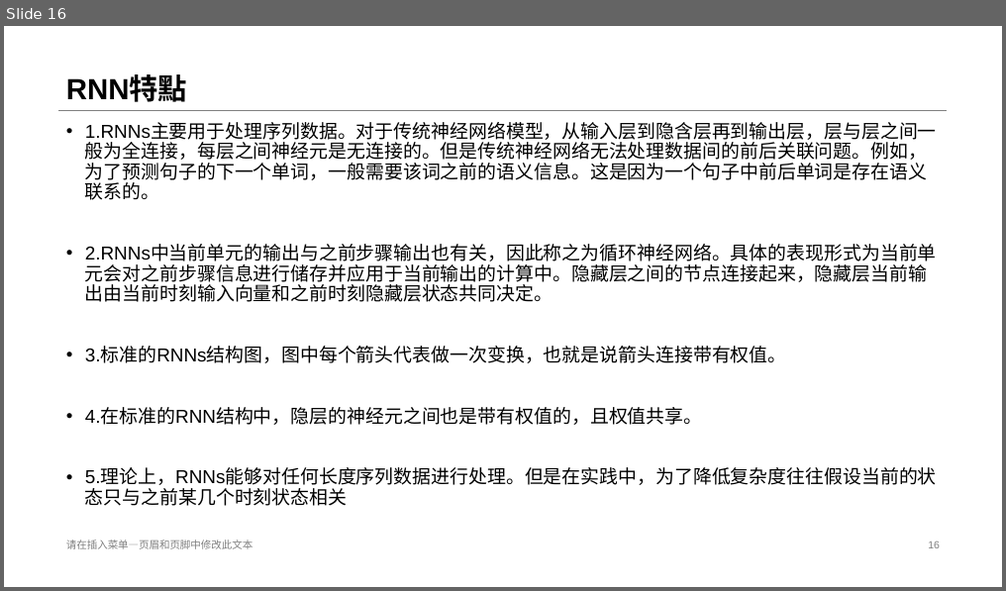
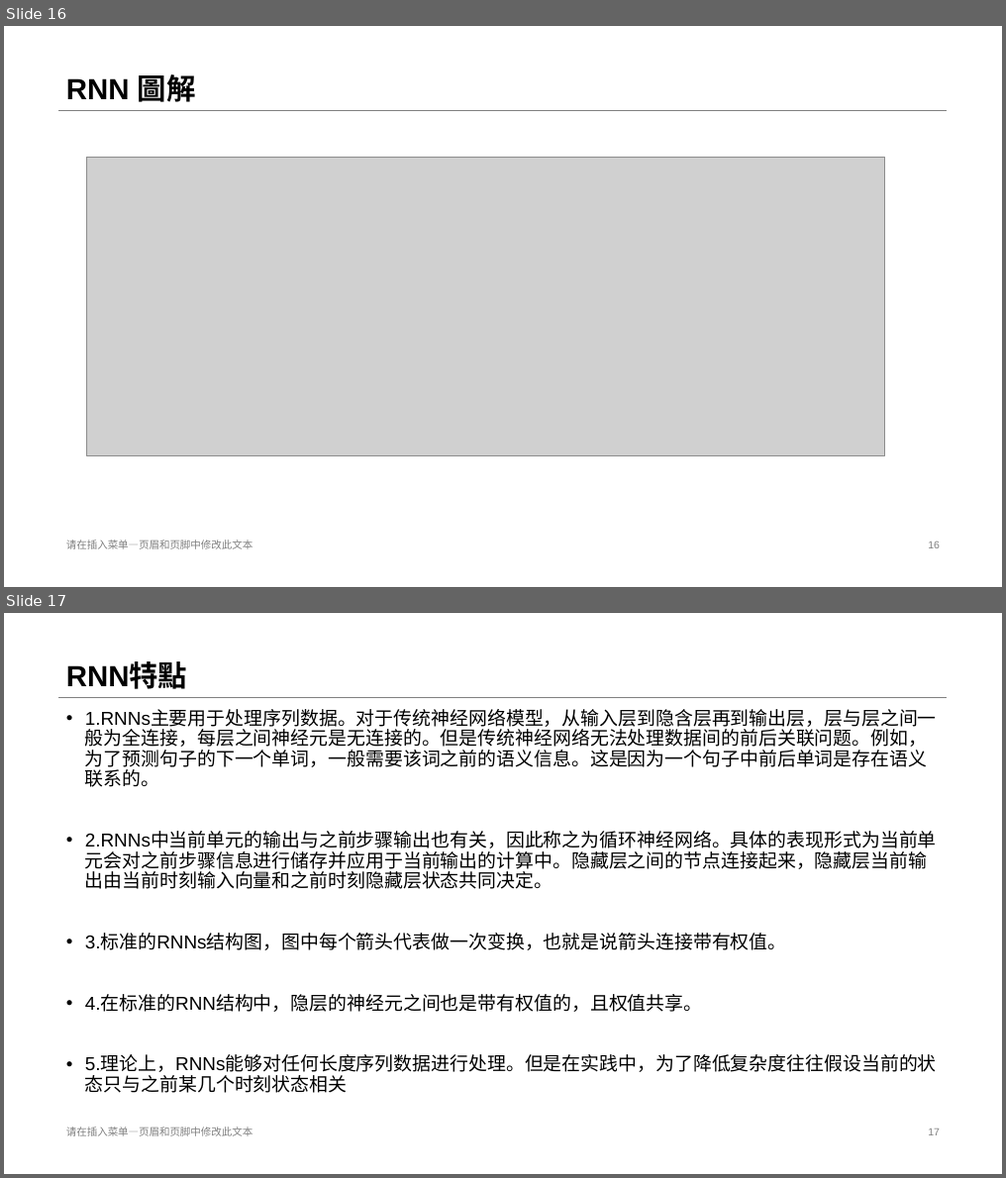
Before and after one commit to stereo720712/2020-11_2021-01_deep_learning_learn_report_record, a slide deck: 11_16_to_11_20_third/3.RNN.pptx. Shown one above the other, each under a label of ours: slide 16 before the commit, slides 16 and 17 after it. The pictures are 1006x591 and 1006x1178 pixels, drawn with LibreOffice and Linux fonts; fonts in the diff are those of the drawing; grey boxes stand for pictures. Boxes give left, top, right and bottom in pixels: in the first picture for what was removed or moved away, otherwise in the second. Text is boxed around its words. In the diff, an @@ line names an element or a change of style, - is before the commit and + after.

```diff
--- a/11_16_to_11_20_third/3.RNN.pptx
+++ b/11_16_to_11_20_third/3.RNN.pptx
@@ slide 16 added at (4, 26, 1002, 587), background #FFFFFF; not listed: 1 template element that a slide beside it also shows @@
@@ title added at (66, 71, 196, 108), 28 pt, text #000000, bold @@
+RNN 圖解
@@ picture added at (86, 158, 885, 457) @@
@@ text added at (66, 540, 252, 550), 10 pt, text #808080 @@
+请在插入菜单—页眉和页脚中修改此文本
@@ page number added at (928, 542, 940, 549), 10 pt, text #808080 @@
+16
@@ what was slide 16 is now slide 17 @@
@@ page number at (928, 1129, 940, 1136): text changed @@
-16
+17
```
Also in this commit, not shown: 9 other files.
